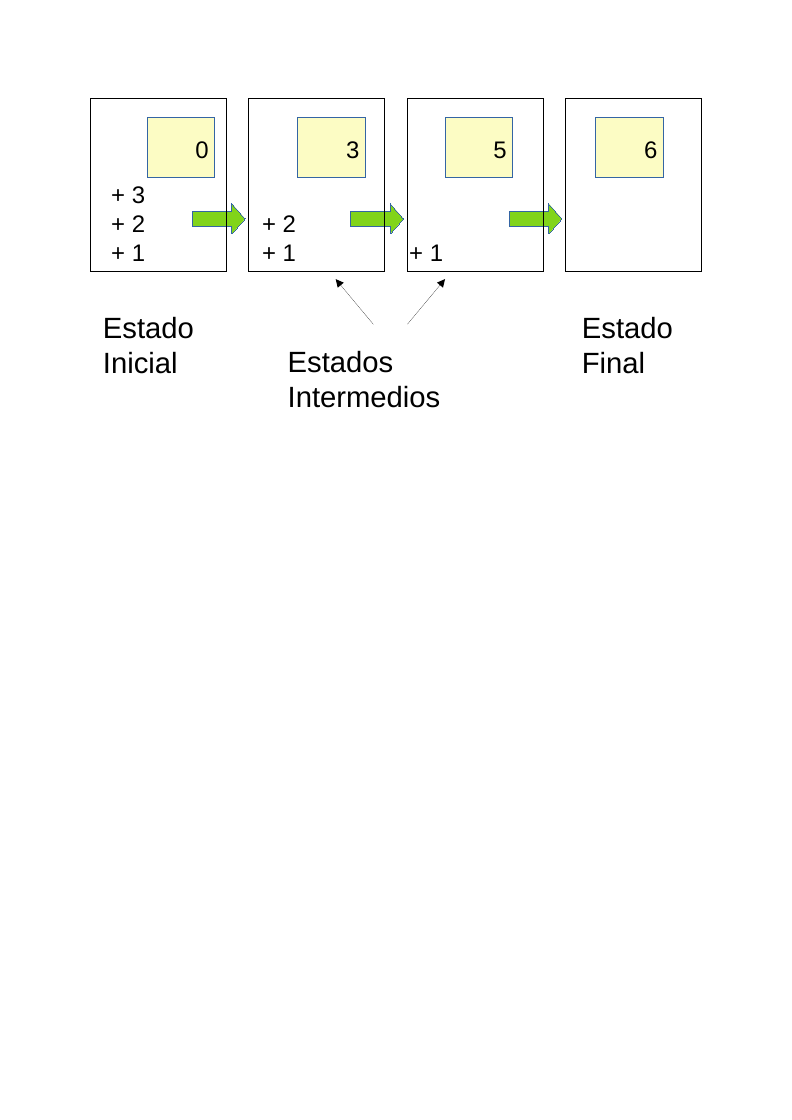
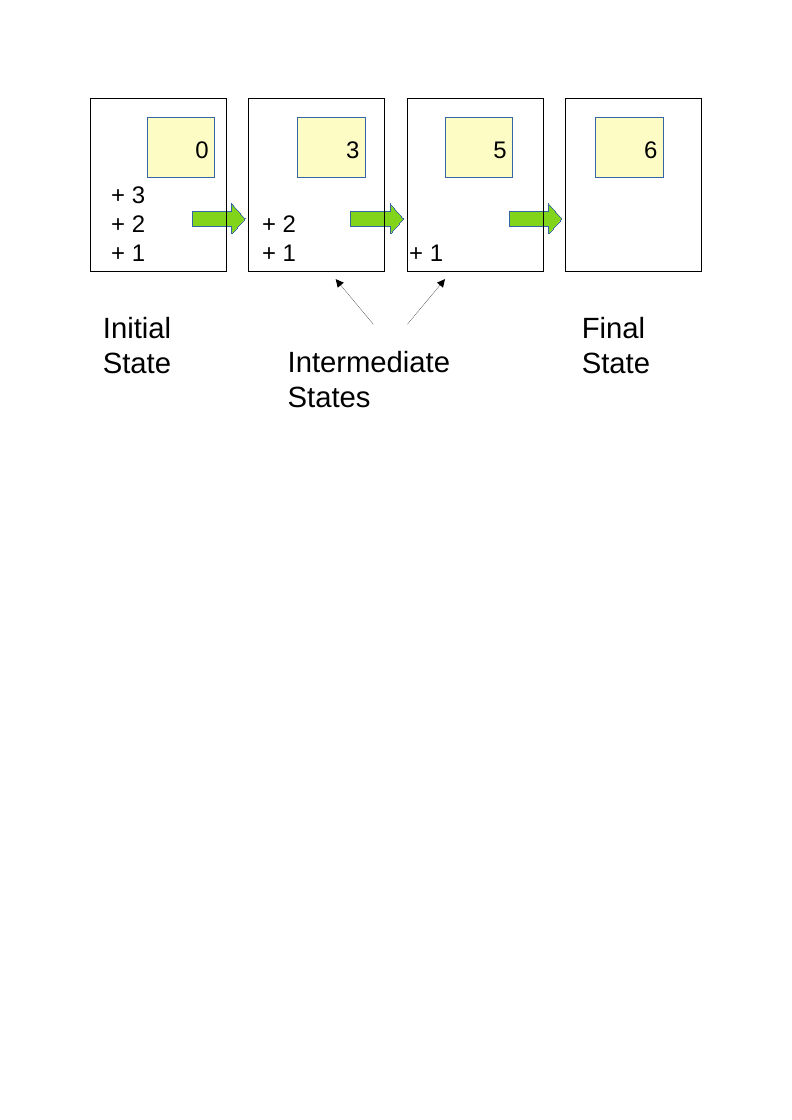
Before and after one commit to fabhrius/La-Cosa, a slide deck: slide 14 of capitulos/1 - Procesamiento de la informacion/Procesamiento de la informacion.odp (slide 12 before the commit). Drawn at 792x1120 pixels with LibreOffice and Linux fonts; fonts in the diff are those of the drawing. Boxes give left, top, right and bottom in pixels: in the first picture for what was removed or moved away, otherwise in the second. Text is boxed around its words. In the diff, an @@ line names an element or a change of style, - is before the commit and + after.

```diff
--- a/capitulos/1 - Procesamiento de la informacion/Procesamiento de la informacion.odp
+++ b/capitulos/1 - Procesamiento de la informacion/Procesamiento de la informacion.odp
@@ text at (103, 316, 171, 374): text changed @@
-Estado Inicial
+Initial State
@@ text at (582, 316, 650, 374): text changed @@
-Estado Final
+Final State
@@ text at (288, 350, 450, 408): text changed @@
-Estados Intermedios
+Intermediate States
```
Also in this commit, not shown: 2 slides added, 40 other files.
